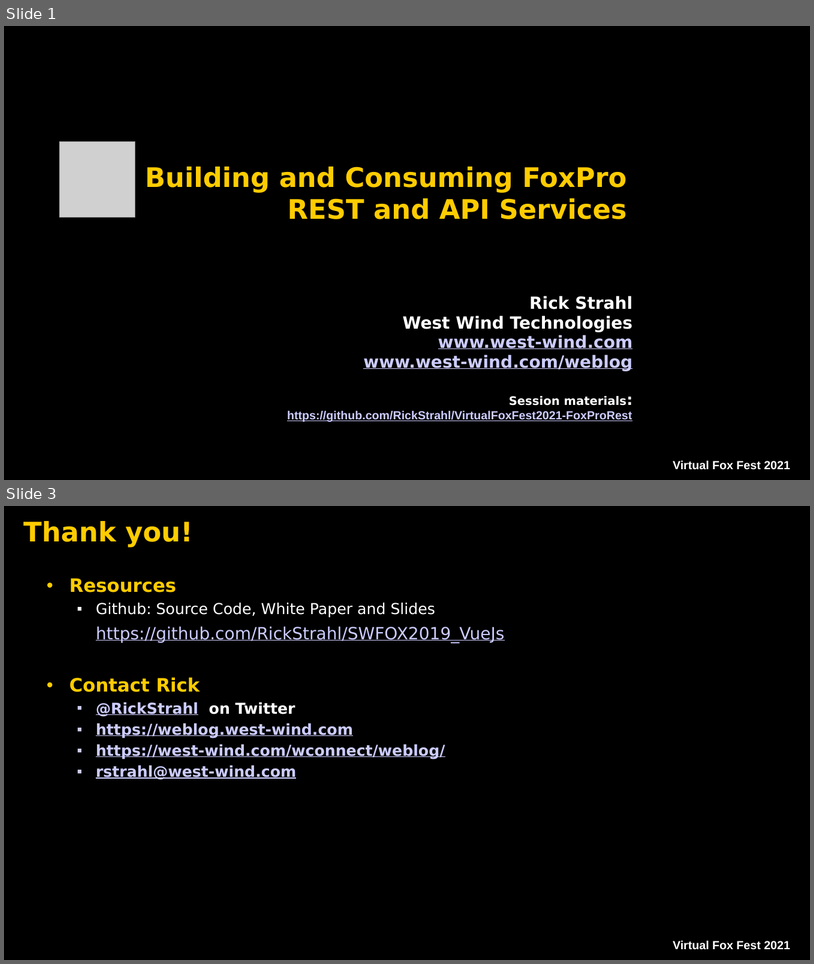
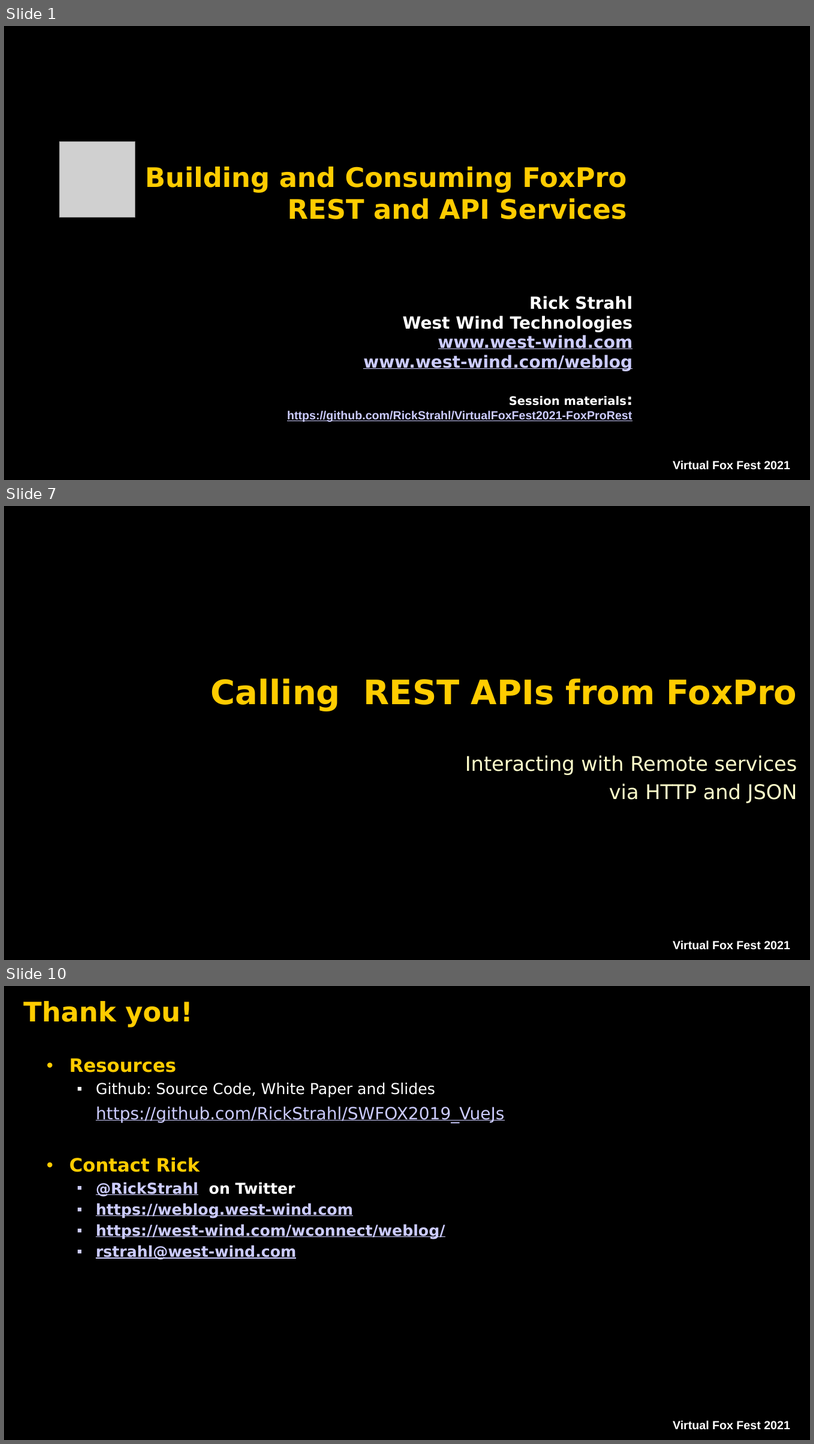
Before and after one commit to RickStrahl/VirtualFoxFest2021-FoxProRest, a slide deck: Documents/Strahl_FoxProREST.pptx. Shown one above the other, each under a label of ours: slides 1 and 3 before the commit, slides 1, 7 and 10 after it; the slides between them are not shown. The pictures are 814x964 and 814x1444 pixels, drawn with LibreOffice and Linux fonts; fonts in the diff are those of the drawing; grey boxes stand for pictures; background and template pictures are left out. Boxes give left, top, right and bottom in pixels: in the first picture for what was removed or moved away, otherwise in the second. Text is boxed around its words. In the diff, an @@ line names an element or a change of style, - is before the commit and + after.

```diff
--- a/Documents/Strahl_FoxProREST.pptx
+++ b/Documents/Strahl_FoxProREST.pptx
@@ slide 7 added at (4, 506, 810, 960), background picture (left out); not listed: 1 template element that a slide beside it also shows @@
@@ title added at (211, 678, 797, 711), 40 pt, text #FFCC00, bold @@
+Calling REST APIs from FoxPro
@@ subtitle added at (465, 755, 798, 803), 24 pt, text #FFFFCC @@
+Interacting with Remote services
+via HTTP and JSON
@@ what was slide 3 is now slide 10 @@
```
Also in this commit, not shown: 1 slide changed, 6 other slides added, 12 other files.
